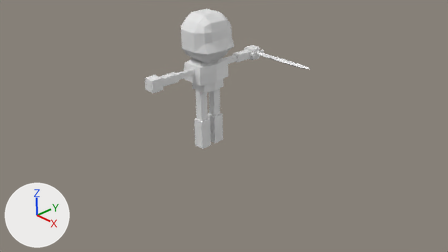
One commit to the Blender file Assets/char1_walk.blend: the scene before it, then after it.
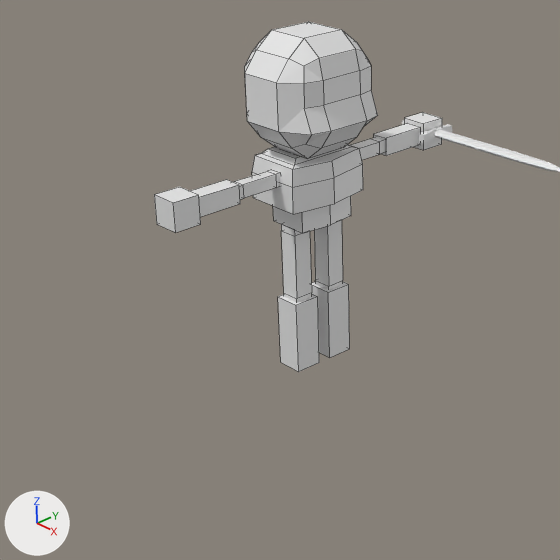
Each version appears first from the file's camera 'Camera', and next in a close-up on the part from 18% to 69% of the width and 0% to 89% of the height. Every picture has the same lights, and +X, +Y and +Z are marked at lower left. The close-ups show mesh edges as thin lines.

Objects in the first close-up: 'Body', 'Sword'.
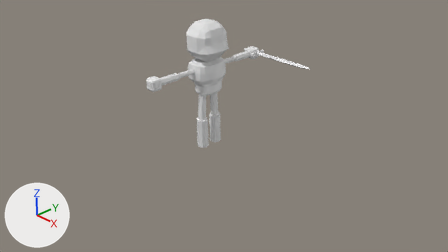
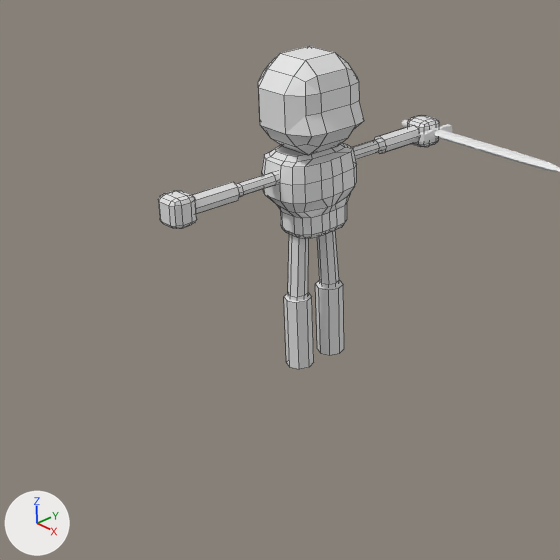
Location of each change, [x1, y1, x2, y2] in pixels of the close-ups (560 x 560 px; the box of a moved part takes in the faces that stretch with it):
'Body', reshaped (8% shorter): before [154, 22, 442, 372]; after [158, 46, 439, 369]
part 1 of me_cube_003, moved or reshaped: before [245, 22, 378, 158]; after [258, 46, 364, 155]
part 2 of me_cube_003, added: after [192, 182, 240, 214]
part 3 of me_cube_003, added: after [375, 126, 420, 154]
part 4 of me_cube_003, added: after [284, 292, 314, 369]
part 5 of me_cube_003, added: after [315, 280, 344, 355]
part 6 of me_cube_003, rebuilt (14% narrower, 37% taller): before [252, 144, 363, 214]; after [262, 143, 357, 239]
part 7 of me_cube_003, rebuilt: before [281, 224, 312, 302]; after [288, 234, 308, 301]
part 8 of me_cube_003, rebuilt: before [351, 137, 384, 160]; after [352, 139, 384, 159]
part 9 of me_cube_003, rebuilt: before [234, 170, 280, 199]; after [236, 172, 279, 197]
part 10 of me_cube_003, rebuilt: before [314, 220, 343, 290]; after [317, 231, 339, 288]
part 11 of me_cube_003, rebuilt (17% narrower, 17% shorter): before [154, 187, 201, 233]; after [158, 191, 197, 229]
part 12 of me_cube_003, rebuilt (15% narrower, 15% shorter): before [404, 112, 442, 150]; after [407, 115, 439, 147]
part 13 of me_cube_003, deleted: before [273, 196, 351, 233]
part 14 of me_cube_003, deleted: before [278, 294, 319, 372]
part 15 of me_cube_003, deleted: before [311, 282, 350, 358]
part 16 of me_cube_003, deleted: before [191, 180, 240, 217]
part 17 of me_cube_003, deleted: before [373, 123, 420, 156]

Edits to the bpy script that builds the scene:
```text
Change me_cube_003:
    used by ob_body; location = (0.0, 0.0, 1.79); scale = (0.6, 0.8, 0.436)
    verts and faces of me_cube_003; kept vertices keep their numbers, new ones are numbered from 205
    before: 76 (-0.14, 1.59, 0.27) at pixel (407, 123), 77 (-0.14, 1.59, -0.11), 78 (0.14, 1.59, -0.11) at pixel (420, 144), 79 (0.14, 1.59, 0.27) at pixel (420, 127), 80 (-0.14, 1.04, 0.27) at pixel (373, 134)
    before: 81 (-0.14, 1.04, -0.11), 82 (0.14, 1.04, -0.11) at pixel (386, 155), 83 (0.14, 1.04, 0.27) at pixel (386, 138)
    remove me_cube_003.from_pydata(...)  # 205 vertices, 176 faces; spans x -0.83..0.82, y -1.89..1.89, z -4.11..2.78
    add me_cube_003.from_pydata(...)  # 508 vertices, 440 faces; spans x -0.66..0.66, y -1.89..1.89, z -4.11..2.34
    me_cube_003 part 1: the loose piece of 60 vertices spanning x -0.83..0.82, y -0.62..0.62, z 0.48..2.78 is scaled about its middle by 0.8, then moved by (0.01, 0.0, -0.21)
    me_cube_003 part 2: a new loose piece, an 8-sided cylinder along y spanning x -0.14..0.14, y -1.59..-1.04, z -0.11..0.27
    me_cube_003 part 3: a new loose piece, an 8-sided cylinder along y spanning x -0.14..0.14, y 1.04..1.59, z -0.11..0.27
    me_cube_003 part 4: a new loose piece, an 8-sided cylinder along z spanning x -0.21..0.21, y -0.39..-0.08, z -4.11..-2.59
    me_cube_003 part 5: a new loose piece, an 8-sided cylinder along z spanning x -0.21..0.21, y 0.08..0.39, z -4.11..-2.59
    me_cube_003 part 6: the loose piece of 23 vertices spanning x -0.5..0.5, y -0.5..0.5, z -0.5..0.5 is rebuilt with 144 vertices and now spans x -0.5..0.48, y -0.5..0.5, z -1.22..0.5
    me_cube_003 part 7: the loose piece of 16 vertices spanning x -0.15..0.15, y -0.35..-0.13, z -2.67..-0.99 is rebuilt with 32 vertices and now spans x -0.15..0.15, y -0.35..-0.06, z -2.67..-1.01
    me_cube_003 part 8: the loose piece of 16 vertices spanning x -0.1..0.1, y 0.47..1.07, z -0.05..0.21 is rebuilt with 32 vertices and now spans x -0.1..0.1, y 0.34..1.07, z -0.05..0.21
    me_cube_003 part 9: the loose piece of 16 vertices spanning x -0.1..0.1, y -1.07..-0.47, z -0.05..0.21 is rebuilt with 32 vertices and now spans x -0.1..0.1, y -1.07..-0.35, z -0.05..0.21
    me_cube_003 part 10: the loose piece of 16 vertices spanning x -0.15..0.15, y 0.12..0.34, z -2.67..-0.99 is rebuilt with 32 vertices and now spans x -0.15..0.15, y 0.06..0.34, z -2.67..-1.01
    me_cube_003 part 11: the loose piece of 8 vertices spanning x -0.21..0.21, y -1.89..-1.59, z -0.21..0.37 is rebuilt with 56 vertices and now spans x -0.21..0.21, y -1.89..-1.59, z -0.21..0.37
    me_cube_003 part 12: the loose piece of 8 vertices spanning x -0.21..0.21, y 1.58..1.89, z -0.21..0.37 is rebuilt with 56 vertices and now spans x -0.21..0.21, y 1.58..1.89, z -0.21..0.37
    me_cube_003 part 13: the loose piece of 10 vertices spanning x -0.3..0.4, y -0.35..0.35, z -0.99..-0.49 is deleted
    me_cube_003 part 14: the loose piece of 8 vertices spanning x -0.21..0.21, y -0.39..-0.08, z -4.11..-2.59 is deleted
    me_cube_003 part 15: the loose piece of 8 vertices spanning x -0.21..0.21, y 0.08..0.39, z -4.11..-2.59 is deleted
    me_cube_003 part 16: the loose piece of 8 vertices spanning x -0.14..0.14, y -1.59..-1.04, z -0.11..0.27 is deleted
    me_cube_003 part 17
    add delete_vertices([*range(76, 84)])  # with the faces that use them
```
